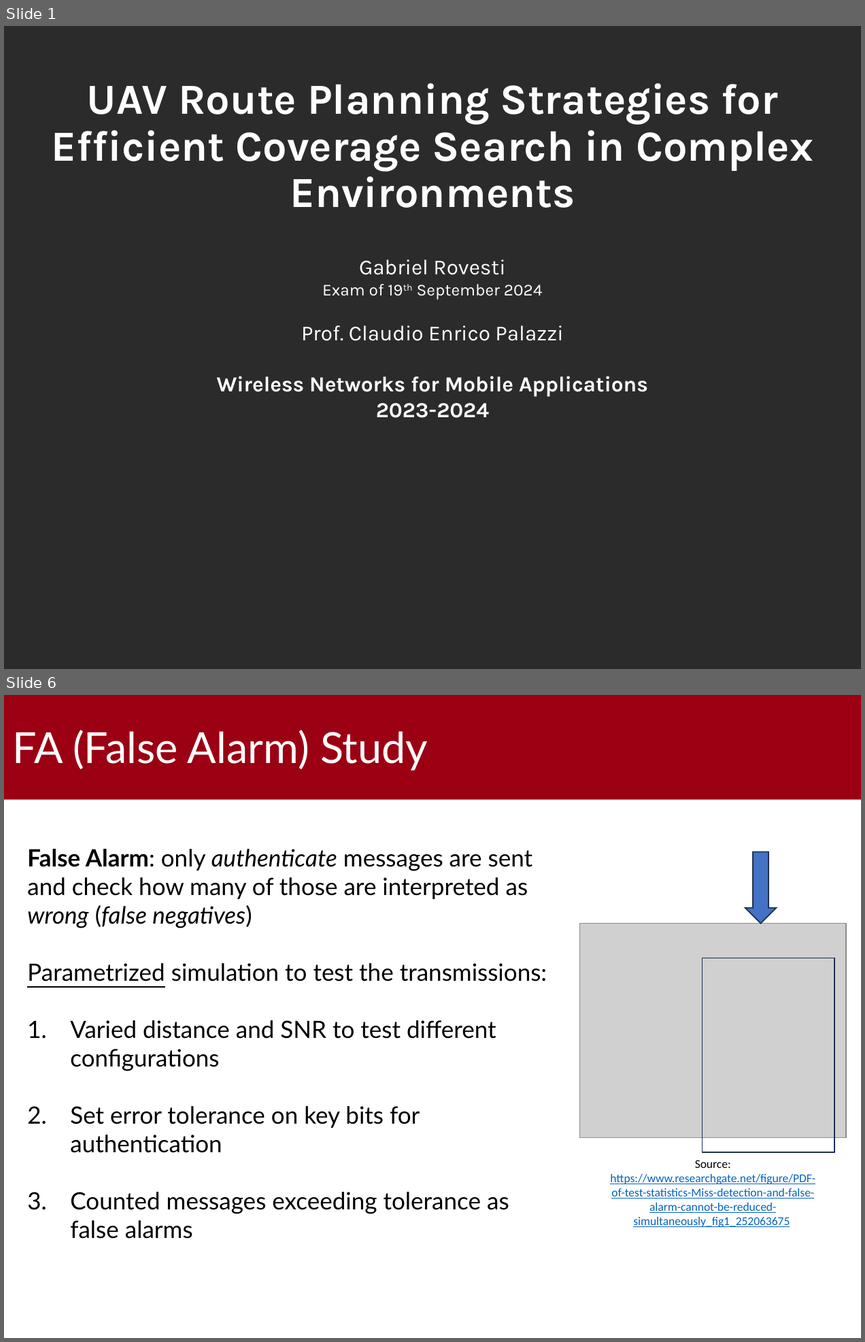
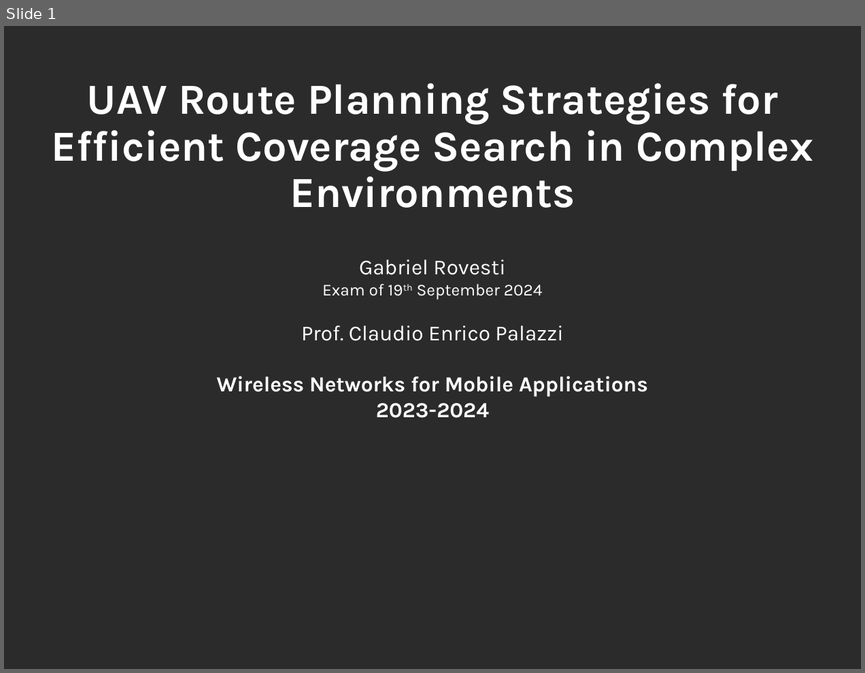
Before and after one commit to gabrielrovesti/WNMA-UAV-Route-Planning-Survey, a slide deck: 2 - Slides/UAV Route Planning Strategies.pptx. Shown one above the other, each under a label of ours: slides 1 and 6 before the commit, slide 1 after it; the slides between them are not shown. The pictures are 865x1342 and 865x673 pixels, drawn with LibreOffice and Linux fonts; fonts in the diff are those of the drawing; grey boxes stand for pictures; background and template pictures are left out; a plain dark background stands for a picture behind light text. Boxes give left, top, right and bottom in pixels: in the first picture for what was removed or moved away, otherwise in the second. Text is boxed around its words. In the diff, an @@ line names an element or a change of style, - is before the commit and + after.

```diff
--- a/2 - Slides/UAV Route Planning Strategies.pptx
+++ b/2 - Slides/UAV Route Planning Strategies.pptx
@@ slide 6 removed at (4, 695, 861, 1338), background #FFFFFF @@
@@ rectangle removed at (4, 695, 861, 798) @@
@@ title removed at (13, 730, 428, 770) @@
-FA (False Alarm) Study
@@ text removed at (27, 849, 547, 1238) @@
-False Alarm: only authenticate messages are sent and check how many of those are interpreted as wrong (false negatives)
-Parametrized simulation to test the transmissions:
-1. Varied distance and SNR to test different configurations
-2. Set error tolerance on key bits for authentication
-3. Counted messages exceeding tolerance as false alarms
@@ down arrow removed at (745, 852, 776, 923) @@
@@ picture removed at (580, 923, 847, 1137) @@
@@ rectangle removed at (702, 958, 835, 1152) @@
@@ text removed at (610, 1159, 815, 1227) @@
-Source:
-https://www.researchgate.net/figure/PDF-of-test-statistics-Miss-detection-and-false-alarm-cannot-be-reduced-simultaneously_fig1_252063675
@@ text removed at (580, 1291, 847, 1325) @@
-UAV Route Planning Strategies– 6/10
```
Also in this commit, not shown: 2 slides changed, 6 other slides removed, 4 other files.
